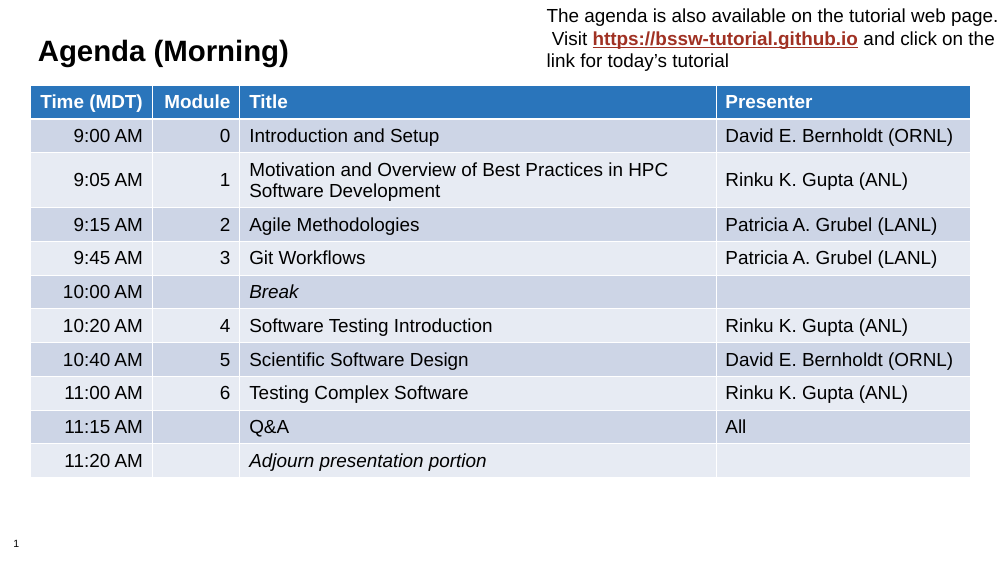
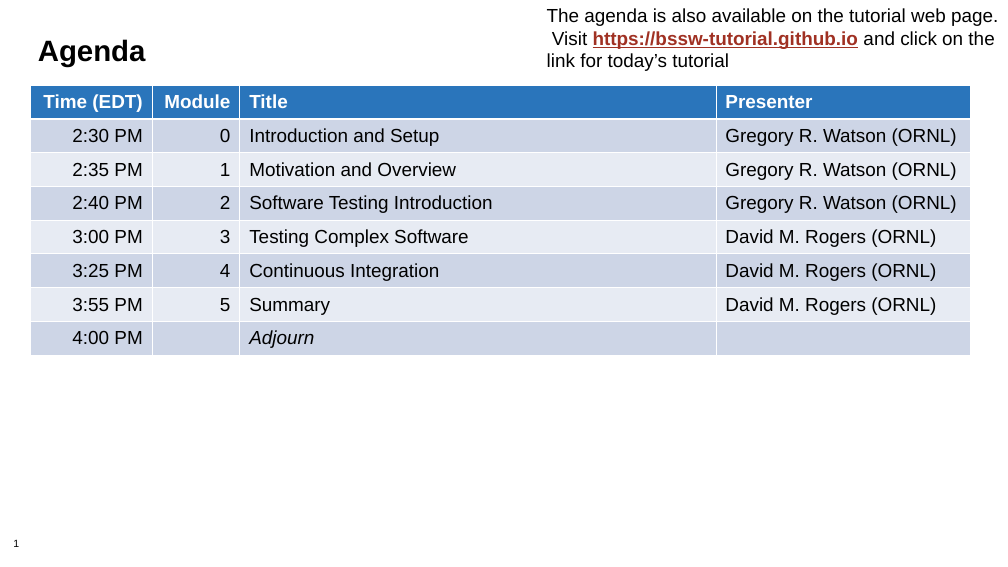
Before and after one commit to bssw-tutorial/presentations, a slide deck: slide 1 of agenda-master.pptx. Drawn at 1008x567 pixels with LibreOffice and Linux fonts; fonts in the diff are those of the drawing; background and template pictures are left out. Boxes give left, top, right and bottom in pixels: in the first picture for what was removed or moved away, otherwise in the second. Text is boxed around its words. In the diff, an @@ line names an element or a change of style, - is before the commit and + after.

```diff
--- a/agenda-master.pptx
+++ b/agenda-master.pptx
@@ title at <box>38,39,146,67</box>: text changed @@
-Agenda (Morning)
+Agenda
@@ table at <box>30,85,971,368</box> @@
-row 1: Time (MDT) | Module | Title | Presenter
-row 2: 9:00 AM | 0 | Introduction and Setup | David E. Bernholdt (ORNL)
-row 3: 9:05 AM | 1 | Motivation and Overview of Best Practices in HPC Software Development | Rinku K. Gupta (ANL)
-row 4: 9:15 AM | 2 | Agile Methodologies | Patricia A. Grubel (LANL)
-row 5: 9:45 AM | 3 | Git Workflows | Patricia A. Grubel (LANL)
-row 6: 10:00 AM |  | Break | 
-row 7: 10:20 AM | 4 | Software Testing Introduction | Rinku K. Gupta (ANL)
-row 8: 10:40 AM | 5 | Scientific Software Design | David E. Bernholdt (ORNL)
-row 9: 11:00 AM | 6 | Testing Complex Software | Rinku K. Gupta (ANL)
-row 10: 11:15 AM |  | Q&A | All
-row 11: 11:20 AM |  | Adjourn presentation portion | 
+row 1: Time (EDT) | Module | Title | Presenter
+row 2: 2:30 PM | 0 | Introduction and Setup | Gregory R. Watson (ORNL)
+row 3: 2:35 PM | 1 | Motivation and Overview | Gregory R. Watson (ORNL)
+row 4: 2:40 PM | 2 | Software Testing Introduction | Gregory R. Watson (ORNL)
+row 5: 3:00 PM | 3 | Testing Complex Software | David M. Rogers (ORNL)
+row 6: 3:25 PM | 4 | Continuous Integration | David M. Rogers (ORNL)
+row 7: 3:55 PM | 5 | Summary | David M. Rogers (ORNL)
+row 8: 4:00 PM |  | Adjourn | 
```
Also in this commit, not shown: 1 slide removed, 6 other files.
